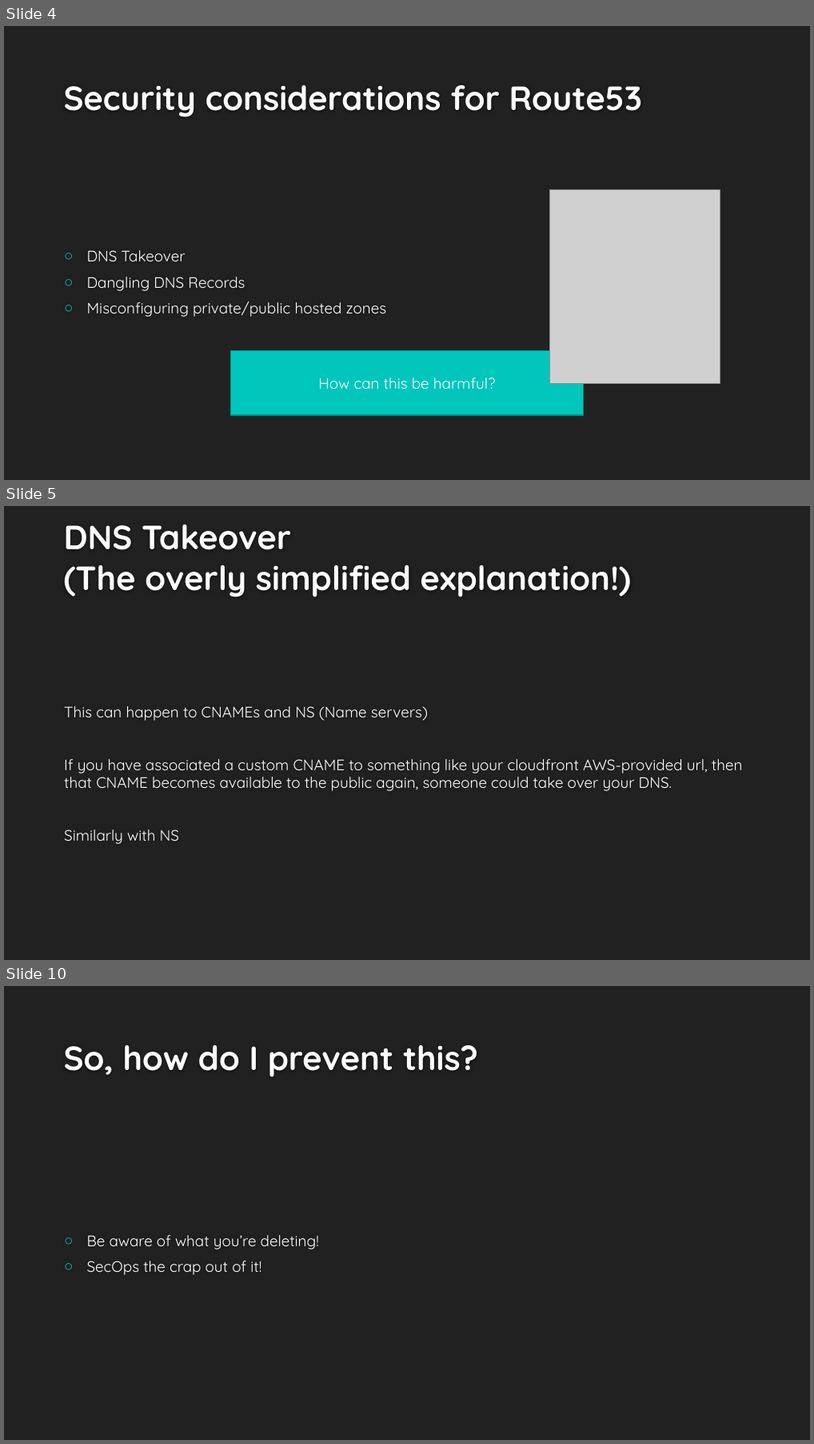
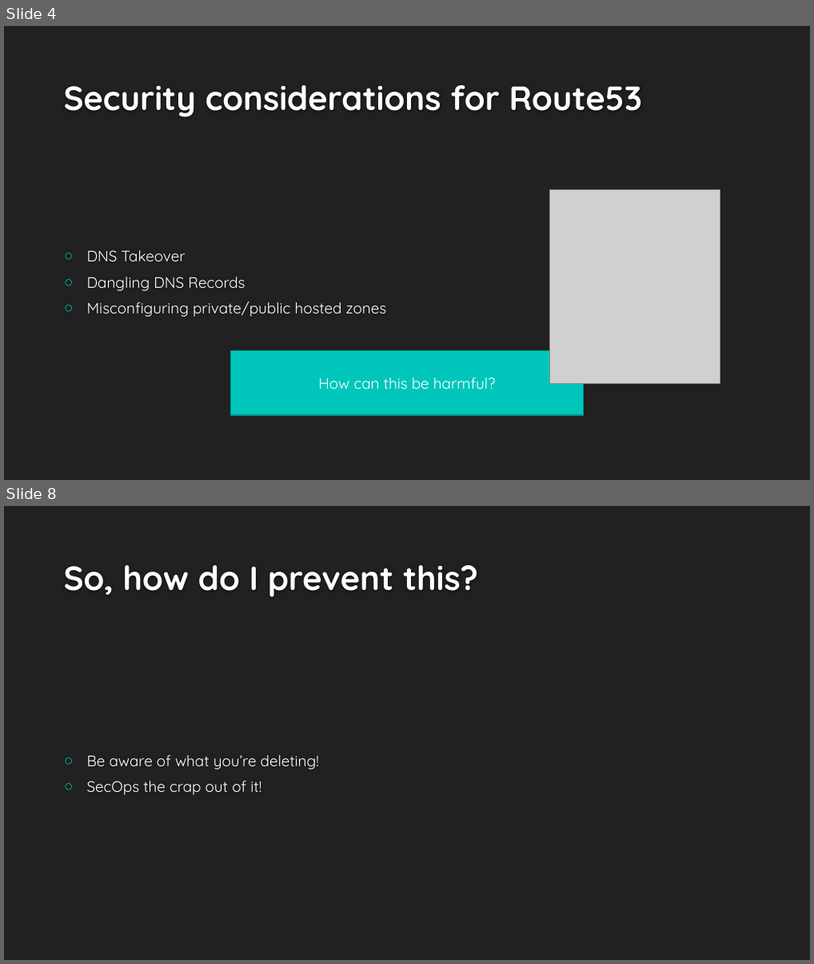
Before and after one commit to francalovescakes/cloud-network-security, a slide deck: day-1/route53.pptx. Shown one above the other, each under a label of ours: slides 4, 5 and 10 before the commit, slides 4 and 8 after it; the slides between them are not shown. The pictures are 814x1444 and 814x964 pixels, drawn with LibreOffice and Linux fonts; fonts in the diff are those of the drawing; grey boxes stand for pictures; background and template pictures are left out. Boxes give left, top, right and bottom in pixels: in the first picture for what was removed or moved away, otherwise in the second. Text is boxed around its words. In the diff, an @@ line names an element or a change of style, - is before the commit and + after.

```diff
--- a/day-1/route53.pptx
+++ b/day-1/route53.pptx
@@ slide 5 removed at box(4, 506, 810, 960), background #212121 @@
@@ title removed at box(64, 524, 631, 597) @@
-DNS Takeover
-(The overly simplified explanation!)
@@ text removed at box(64, 706, 743, 844) @@
-This can happen to CNAMEs and NS (Name servers)
-If you have associated a custom CNAME to something like your cloudfront AWS-provided url, then that CNAME becomes available to the public again, someone could take over your DNS.
-Similarly with NS
@@ what was slide 10 is now slide 8 @@
```
Also in this commit, not shown: 2 slides changed, 1 other slide removed, 7 other files.
